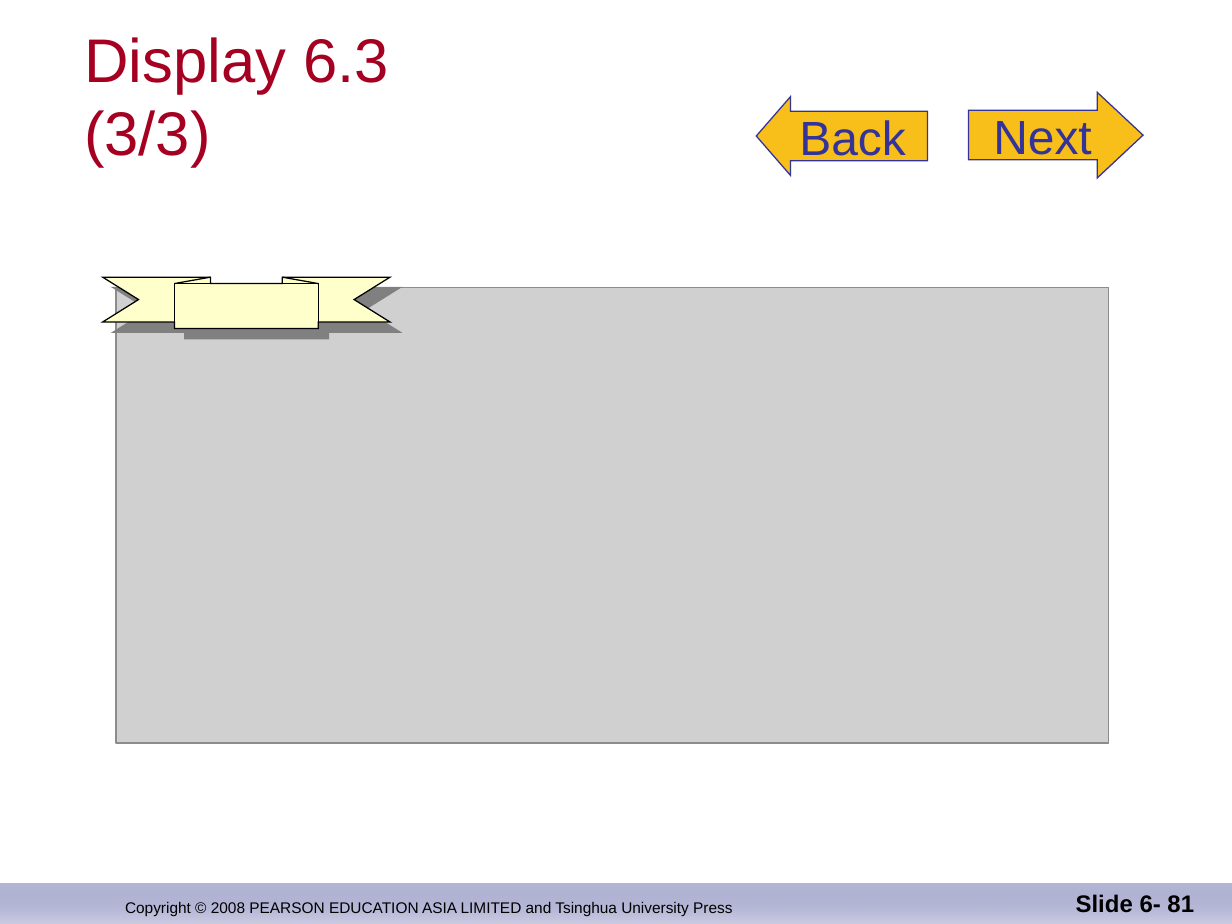
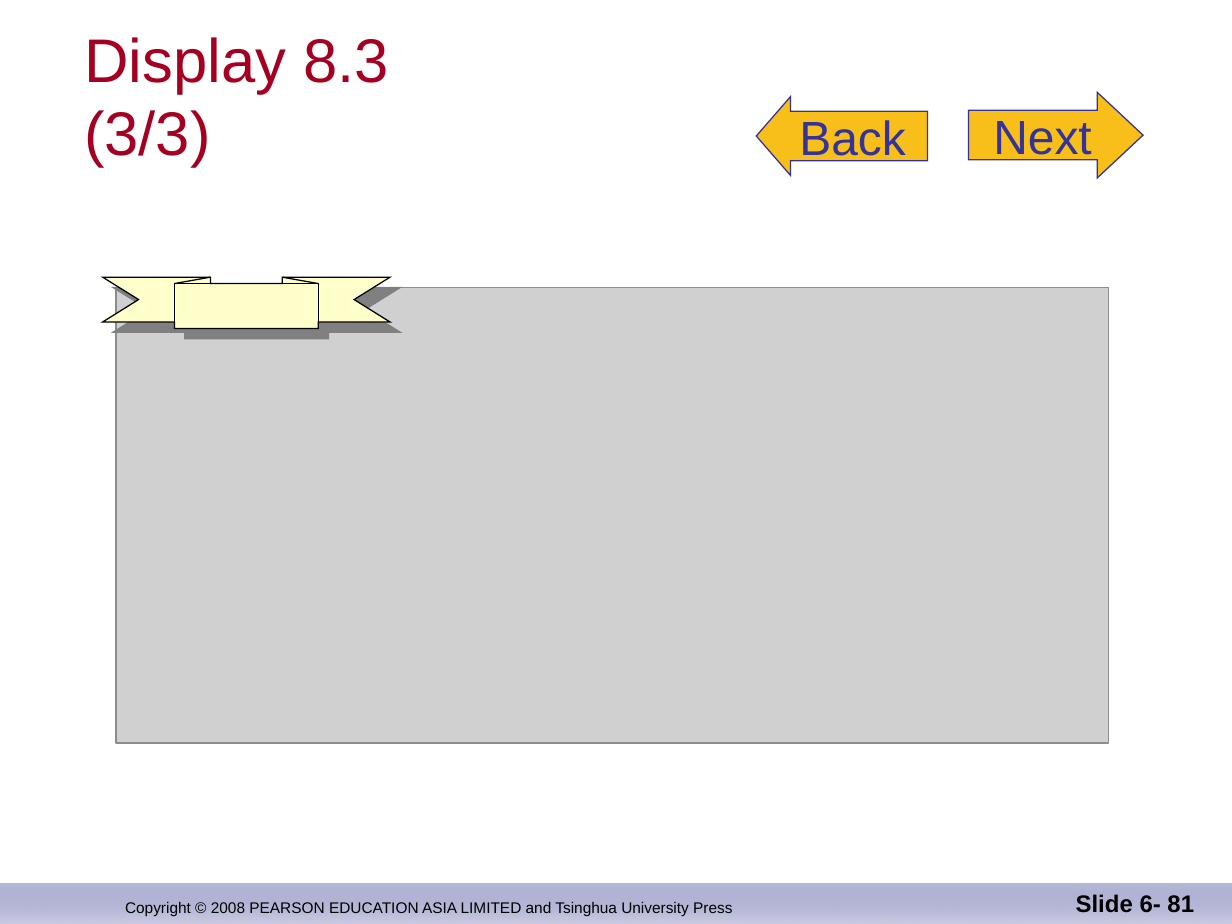
Before and after one commit to djuanbei/CPLUSPLUS, a slide deck: slide 81 of ppt/Chapter 8.ppt. Drawn at 1232x924 pixels with LibreOffice and Linux fonts; fonts in the diff are those of the drawing; grey boxes stand for pictures; background and template pictures are left out. Boxes give left, top, right and bottom in pixels: in the first picture for what was removed or moved away, otherwise in the second. Text is boxed around its words. In the diff, an @@ line names an element or a change of style, - is before the commit and + after.

```diff
--- a/ppt/Chapter 8.ppt
+++ b/ppt/Chapter 8.ppt
@@ title at (x1=84, y1=37, x2=389, y2=167): text changed @@
-Display 6.3
-(3/3)
+Display 8.3
+(3/3)
```
Also in this commit, not shown: 27 other slides changed, 3 other files.
